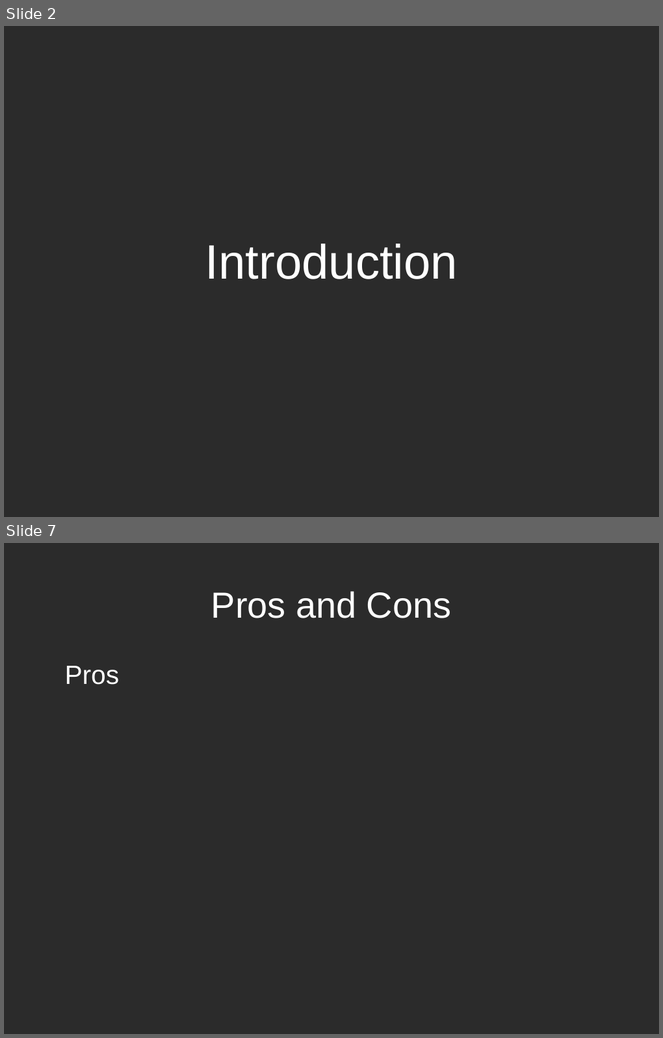
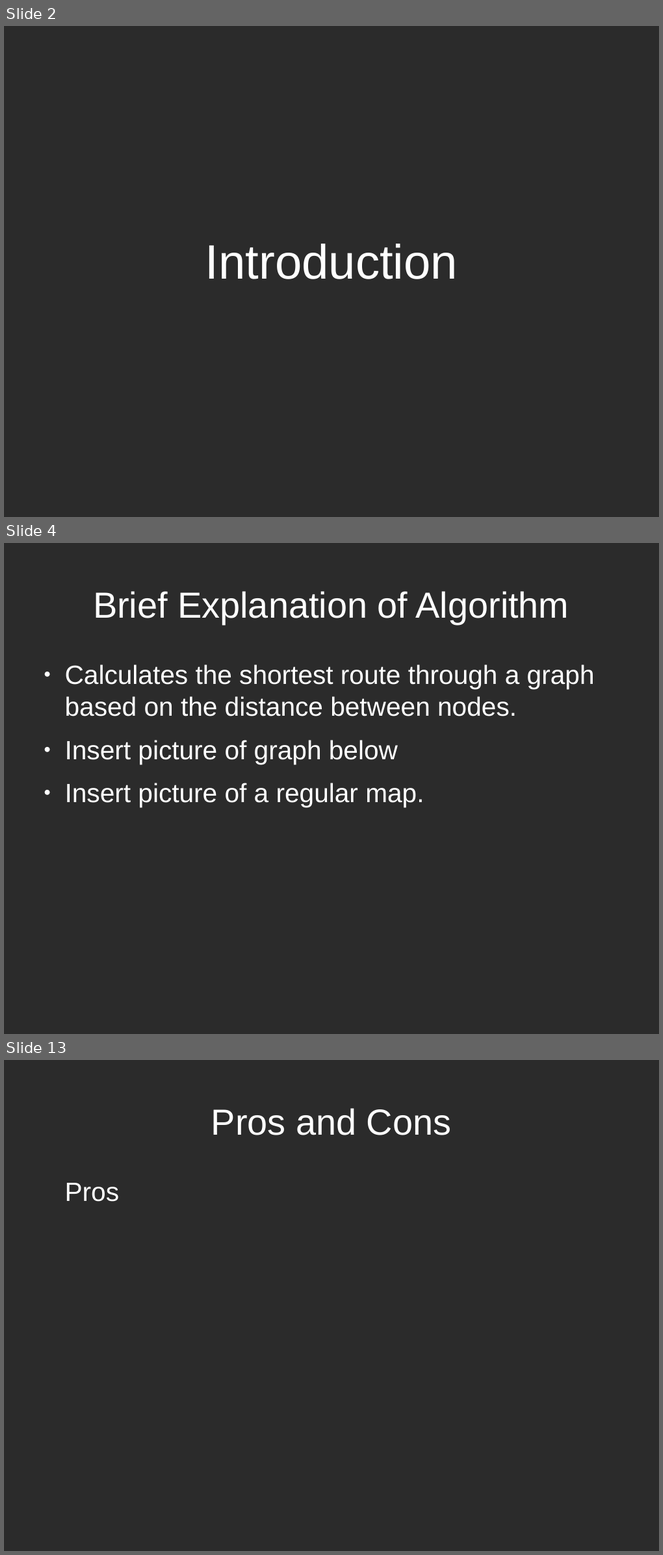
Before and after one commit to BrendanToolan/ResearchMethodsPresentation, a slide deck: research methods presentation.odp. Shown one above the other, each under a label of ours: slides 2 and 7 before the commit, slides 2, 4 and 13 after it; the slides between them are not shown. The pictures are 663x1038 and 663x1555 pixels, drawn with LibreOffice and Linux fonts; fonts in the diff are those of the drawing; background and template pictures are left out; a plain dark background stands for a picture behind light text. Boxes give left, top, right and bottom in pixels: in the first picture for what was removed or moved away, otherwise in the second. Text is boxed around its words. In the diff, an @@ line names an element or a change of style, - is before the commit and + after.

```diff
--- a/research methods presentation.odp
+++ b/research methods presentation.odp
@@ slide 4 added at (4,543,659,1034), background picture (left out) @@
@@ title added at (93,591,570,624), 44 pt, text #FFFFFF @@
+Brief Explanation of Algorithm
@@ text added at (65,665,595,808), 32 pt, text #FFFFFF @@
+● Calculates the shortest route through a graph based on the distance between nodes.
+● Insert picture of graph below
+● Insert picture of a regular map.
@@ what was slide 7 is now slide 13 @@
```
Also in this commit, not shown: 5 slides changed, 10 other slides added, 1 other file.
